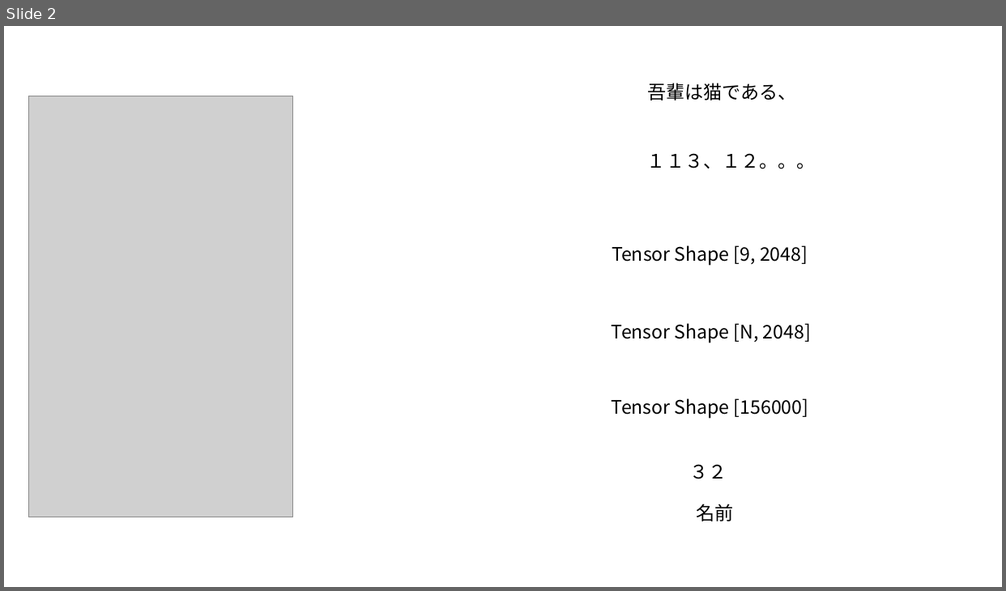
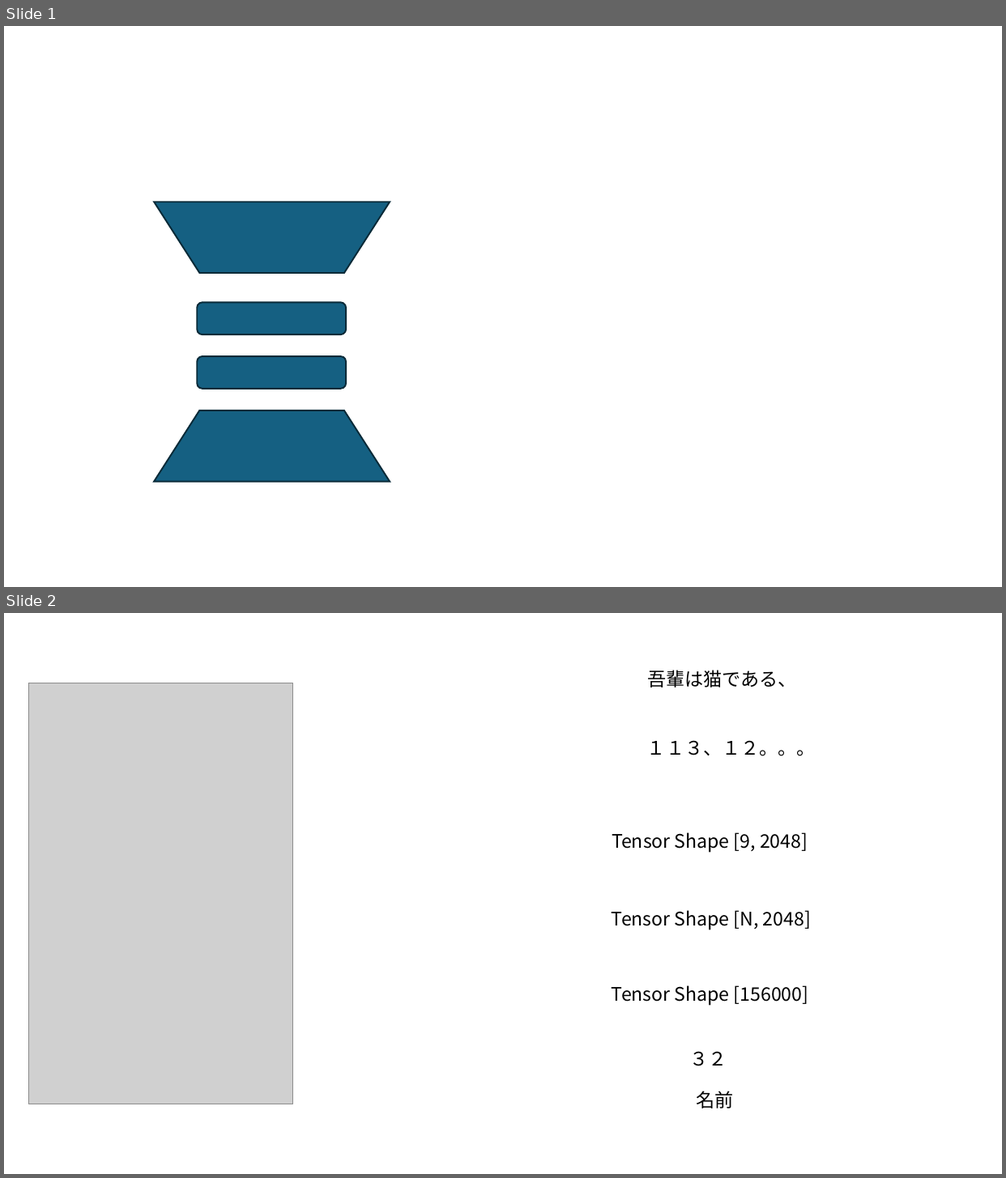
Before and after one commit to XHLin-gamer/Easy_Speech_LM, a slide deck: chaps/assets/chap3_SLM/Canvas.pptx. Shown one above the other, each under a label of ours: slide 2 before the commit, slides 1 and 2 after it. The pictures are 1006x591 and 1006x1178 pixels, drawn with LibreOffice and Linux fonts; fonts in the diff are those of the drawing; grey boxes stand for pictures. Boxes give left, top, right and bottom in pixels: in the first picture for what was removed or moved away, otherwise in the second. Text is boxed around its words. In the diff, an @@ line names an element or a change of style, - is before the commit and + after.

```diff
--- a/chaps/assets/chap3_SLM/Canvas.pptx
+++ b/chaps/assets/chap3_SLM/Canvas.pptx
@@ slide 1 added at (x1=4, y1=26, x2=1002, y2=587), background #FFFFFF @@
@@ trapezoid added at (x1=154, y1=202, x2=390, y2=273), fill #156082, outline #092A39 1.5 pt @@
@@ rounded rectangle added at (x1=197, y1=302, x2=346, y2=335), fill #156082, outline #092A39 1.5 pt @@
@@ rounded rectangle added at (x1=197, y1=357, x2=346, y2=389), fill #156082, outline #092A39 1.5 pt @@
@@ trapezoid added at (x1=154, y1=411, x2=390, y2=482), fill #156082, outline #092A39 1.5 pt @@
```
Also in this commit, not shown: 1 slide removed, 6 other files.
